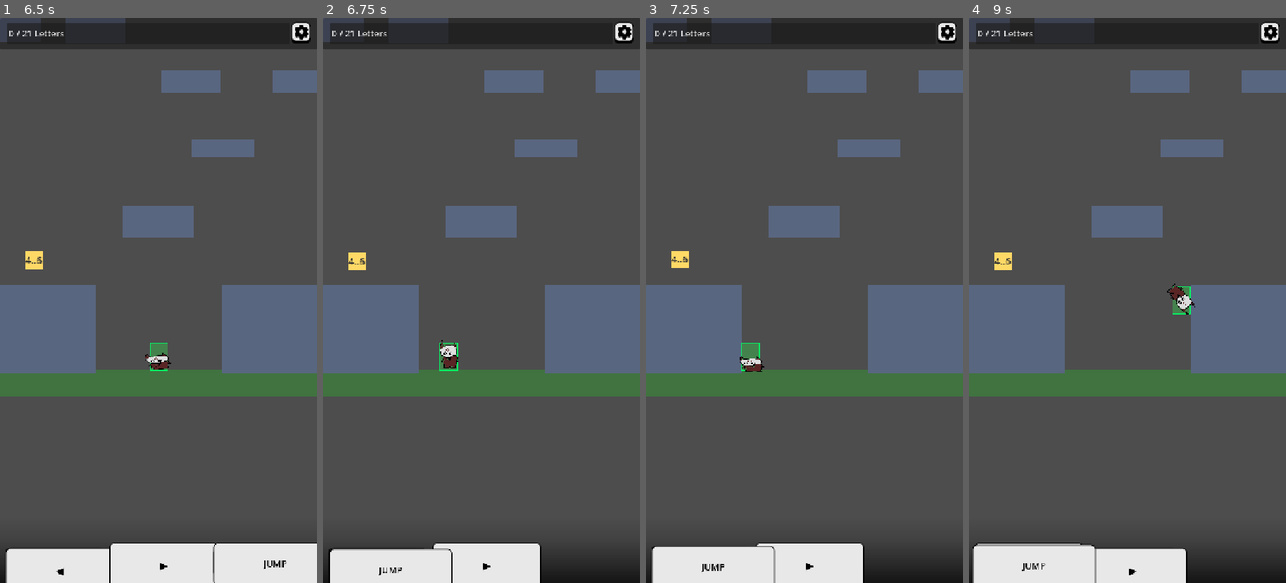
Above: before the commit, frames 1-4 (left to right).
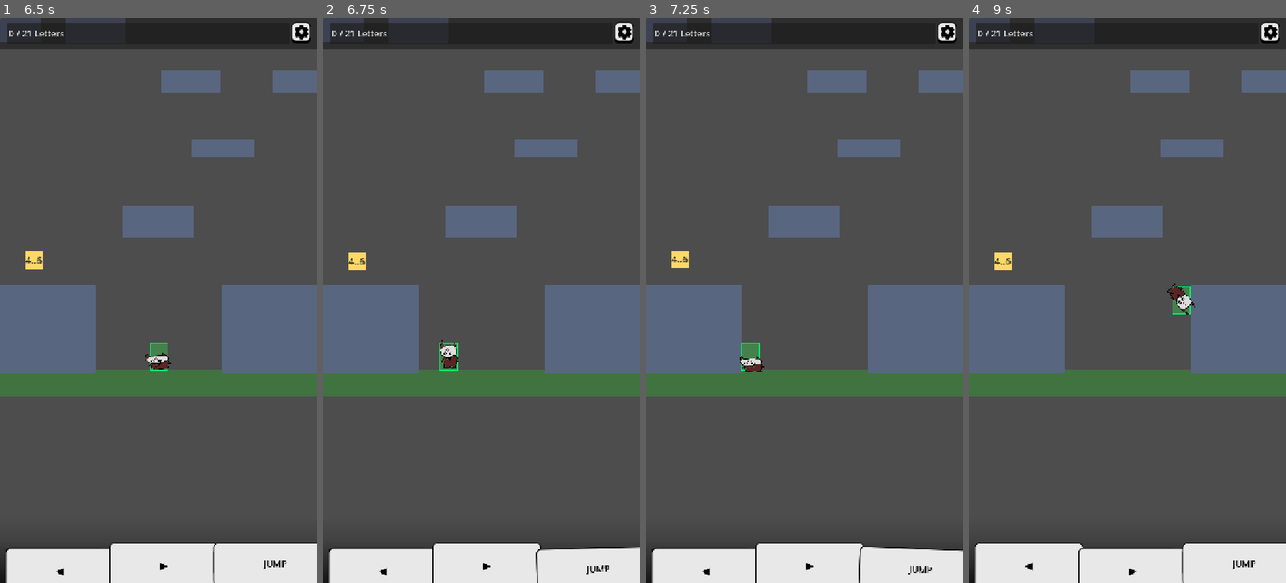
Above: after the commit, the same moments.

Repository: gimigkk/agustus-13
Game: Godot game, scene res://scenes/levels/test_level.tscn
Same seed, same stepped clock (60 frames per second), same inputs: the game is played once before the commit and once after it.
Inputs (mouse positions are in pixels of both pictures, inside the frame that each line leads up to):
- Up to frame 1 (6.5 s): tap Enter at 0.5 s; move the mouse to (228, 272) at 0.52 s; hold Space (jump) 0.53-1.28 s; hold Right (move_right) 0.53-2.03 s; move the mouse to (95, 328) at 1.27 s; tap Space (jump) at 1.35, 1.52, 1.82, 2.85, 3.02, 3.32, 4.35, 4.52, 4.82, 5.85, 6.02, 6.32 s; move the mouse to (190, 176) at 2.02 s; hold Left (move_left) 2.03-2.78 s; hold Space (jump) 2.03-2.78 s; move the mouse to (142, 413) at 2.77 s; hold Right (move_right) 2.78-4.28 s; move the mouse to (253, 385) at 3.52 s; hold Space (jump) 3.53-4.28 s; move the mouse to (63, 215) at 4.27 s; hold Left (move_left) 4.28-5.03 s; move the mouse to (174, 300) at 5.02 s; hold Right (move_right) 5.03-5.78 s; hold Space (jump) 5.03-5.78 s; move the mouse to (110, 159) at 5.77 s; hold Left (move_left) from 5.78 s (still down)
- Up to frame 2 (6.75 s): keep holding Left (move_left); move the mouse to (551, 272) at 6.52 s; hold Space (jump) from 6.53 s (still down)
- Up to frame 3 (7.25 s): keep holding Left (move_left); keep holding Space (jump)
- Up to frame 4 (9 s): move the mouse to (1064, 328) at 7.27 s; release Left (move_left) at 7.28 s; release Space (jump) at 7.28 s; hold Right (move_right) from 7.28 s (still down); tap Space (jump) at 7.35, 7.52, 7.82, 8.85 s; move the mouse to (1159, 176) at 8.02 s; hold Space (jump) 8.03-8.78 s; move the mouse to (1111, 413) at 8.77 s

Frame 1 is identical in both runs. In frame 2, 2.2% of the frame differs, in the area x 1-100%, y 93-100%; in frame 3, 2.3%; in frame 4, 2.7%, in the area x 1-100%, y 92-100%.

Commit message:
fix(ui): eliminate position displacement bug in touch controls jump button

Diff:
--- a/scenes/ui/touch_controls.gd
+++ b/scenes/ui/touch_controls.gd
@@ -6,15 +6,9 @@
 @onready var btn_right: Control = $Control/ButtonContainer/BtnRight
 @onready var btn_jump: Control = $Control/ButtonContainer/BtnJump
 
-var initial_jump_pos: Vector2
-
 func _ready() -> void:
 	if control:
 		control.show()
-
-	if btn_jump:
-		await get_tree().process_frame
-		initial_jump_pos = btn_jump.position
 
 	# Connect button press and release signals to action triggers
 	if btn_left:
@@ -40,18 +34,16 @@
 	if btn_jump and btn_jump.has_method("set_external_pressed"):
 		btn_jump.set_external_pressed(Input.is_action_pressed("jump"))
 
-	# Handle jump charge shake animation
-	if not btn_jump:
-		return
+	# Handle jump charge shake animation without touching position layout
+	if btn_jump:
+		var ratio: float = 0.0
+		var player_node = get_tree().current_scene.get_node_or_null("Player")
+		if player_node and player_node.has_method("get_charge_ratio"):
+			ratio = player_node.get_charge_ratio()
 
-	var ratio: float = 0.0
-	var player_node = get_tree().current_scene.get_node_or_null("Player")
-	if player_node and player_node.has_method("get_charge_ratio"):
-		ratio = player_node.get_charge_ratio()
-
-	if ratio > 0.0:
-		var shake_mag := ratio * 7.0
-		btn_jump.position = initial_jump_pos + Vector2(randf_range(-shake_mag, shake_mag), randf_range(-shake_mag, shake_mag))
-	else:
-		if initial_jump_pos != Vector2.ZERO:
-			btn_jump.position = initial_jump_pos
+		if ratio > 0.0:
+			var shake_mag := ratio * 4.0
+			btn_jump.pivot_offset = btn_jump.size / 2.0
+			btn_jump.rotation_degrees = randf_range(-shake_mag, shake_mag)
+		else:
+			btn_jump.rotation_degrees = 0.0
